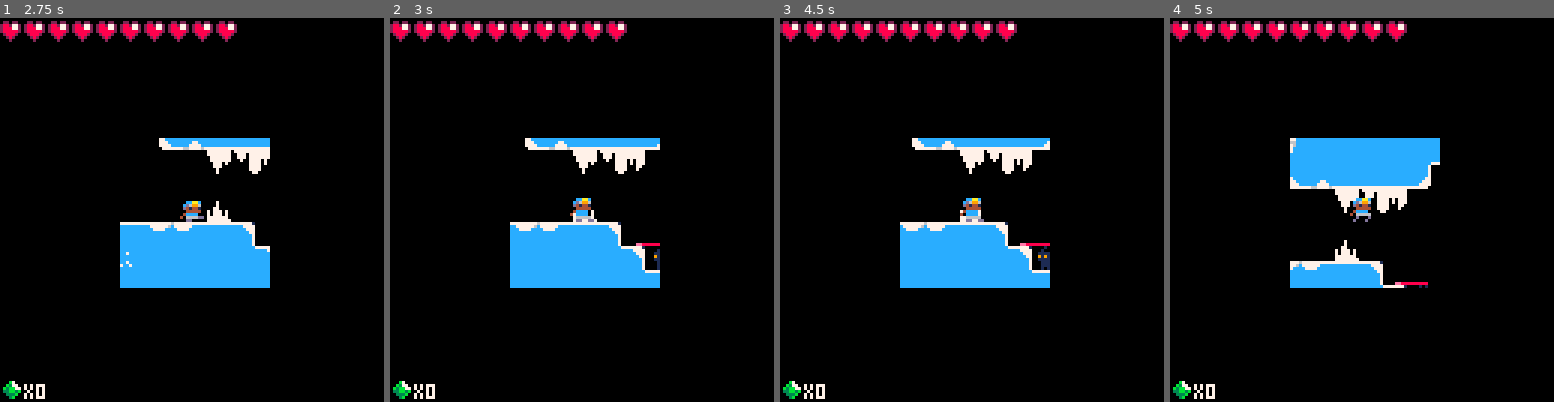
Above: before the commit, frames 1-4 (left to right).
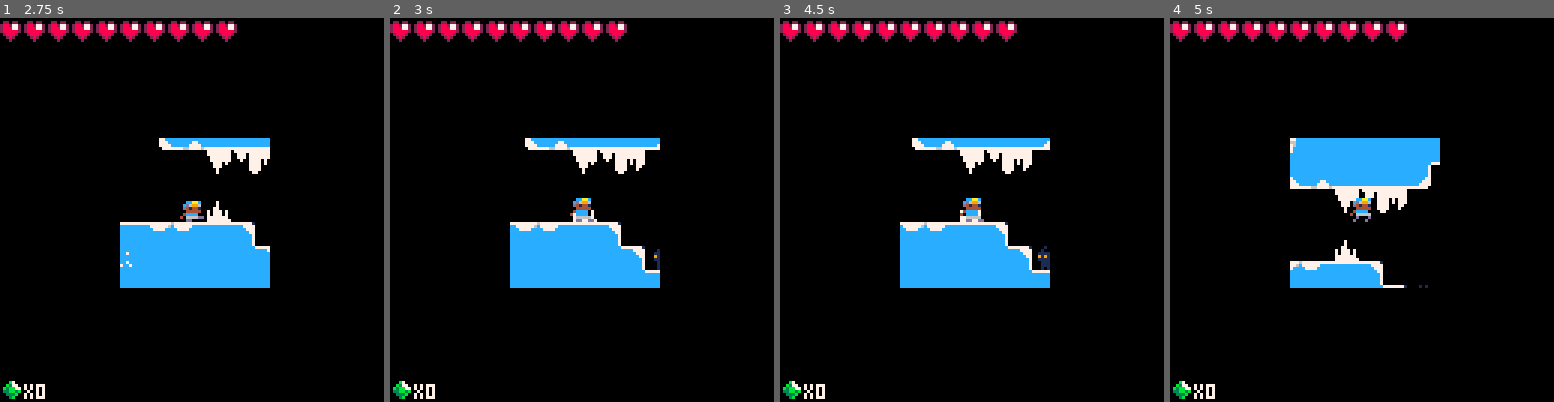
Above: after the commit, the same moments.

Repository: kygetta/Diver
Game: PICO-8 cartridge demo_2.p8
Two runs of this game, one before a commit and one after it. Both use one fixed random seed, a clock stepped at 60 frames per second and the inputs below.
Inputs:
- Up to frame 1 (2.75 s): tap X (X key) at 0.33, 1.07, 1.85 s; tap O (Z key) at 0.7, 1.7, 2.1, 2.5 s; hold Right 1.6-2.1 s; hold Up 2.15-2.42 s; hold Right from 2.47 s (still down)
- Up to frame 2 (3 s): keep holding Right; tap O (Z key) at 2.9 s; tap X (X key) at 2.97 s
- Up to frame 3 (4.5 s): release Right at 3.03 s; hold Left 3.08-3.58 s; tap O (Z key) at 3.3, 3.7, 4.1 s; hold Down 3.63-3.97 s; hold Right from 4.02 s (still down); tap X (X key) at 4.08 s
- Up to frame 4 (5 s): tap O (Z key) at 4.5, 4.9 s; release Right at 4.68 s; hold Up from 4.73 s (still down)

Frame 1 is identical in both runs. In frame 2, less than 0.1% of the frame differs, in the area x 64-71%, y 58-60%; in frame 3, less than 0.1%; in frame 4, less than 0.1%, in the area x 58-68%, y 68-70%.

Commit message:
Update demo_2.p8

Diff:
--- a/demo_2.p8
+++ b/demo_2.p8
@@ -73,6 +73,7 @@
 
 local player_speed = 2
 ----------------------------------*kylie
+enemy_cooldown_timer = 0
 
 hp = 10
 max_hp = 15
@@ -226,12 +227,22 @@
   	draw_menu()
   elseif scene=="game_easy" then
   	draw_game()
-			draw_enemy_health()
-			handle_grapple_enemy_collision()
+	if ene.is_dead then
+        -- Handle the disappearance or any other behavior of the dead enemy
+        -- For example, set ene.s to 0 if it represents the sprite
+        	ene.s = 0
+   	else
+        	handle_grapple_enemy_collision()
+    	end
   elseif scene=="game_hard" then
   	draw_game()
-			draw_enemy_health()
-			handle_grapple_enemy_collision()
+	if ene.is_dead then
+        -- Handle the disappearance or any other behavior of the dead enemy
+        -- For example, set ene.s to 0 if it represents the sprite
+        	ene.s = 0
+    	else
+        	handle_grapple_enemy_collision()
+    	end
   elseif scene=="victory" then
   	draw_victory()
   end
@@ -267,7 +278,7 @@
                 local segment_y = hook_y + i * (dy / 10)
 
                 -- Check for collision with the enemy
-                if damage_grapple_collision(segment_x, segment_y, 6) then
+                if damage_grapple_collision(segment_x, segment_y, 48) then
                     ene.hp = max(0, ene.hp - 1)  -- Reduce enemy health by 1
 
                     if ene.hp == 0 then
@@ -306,6 +317,22 @@
 		update_menu()
 	elseif scene=="game_easy" or scene=="game_hard" then
 		update_game()
+-- Check if the player presses "z" and is within a certain distance of the enemy
+        	if btnp(4) and not hook_launched then
+            		local distance_to_enemy = sqrt((p.x - ene.x)^2 + (p.y - ene.y)^2)
+
+            -- Adjust the distance threshold as needed
+            		if distance_to_enemy < 20 then
+                		ene.hp = max(0, ene.hp - 1)  -- Reduce enemy health by 1
+
+                		if ene.hp == 0 then
+                    			ene.s = 32  -- Set the enemy sprite to 0 or any other value to indicate disappearance
+                		end
+
+                		print("Enemy hit!")  -- Add this line to print when the enemy is hit
+            		end
+        	end
+
 	elseif scene=="victory" then
 		draw_victory()
 	end
@@ -380,27 +407,6 @@
 	end
 end -- end of shadow_mask
 
--->8
--- enemy health bar --
-function draw_enemy_health()
-    local bar_width = 10  -- Adjust the width of the health bar as needed
-    local bar_height = 0   -- Adjust the height of the health bar as needed
-    local health_percent = ene.hp / max_hp
-
-    -- Calculate the position for the health bar
-    local bar_x = ene.x - (bar_width - 1) / 2
-    local bar_y = ene.y - bar_height - 1
-
-    -- Calculate the width of the filled part based on the health percentage
-    local filled_width = bar_width * health_percent
-
-    -- Draw the background of the health bar (empty part) in red
-    rectfill(bar_x, bar_y, bar_x + bar_width, bar_y + bar_height, 8)
-
-    -- Draw the actual health part of the health bar, with color based on health percentage
-    local health_color = flr(8 * (1 - health_percent)) + 8
-    rectfill(bar_x, bar_y, bar_x + filled_width, bar_y + bar_height, health_color)
-end
 
 
 -->8
@@ -586,17 +592,22 @@
 		  local segment_y = hook_y + i * segment_length_y
 
 		-- Check for collision with the enemy
-		  if damage_grapple_collision(segment_x, segment_y, 6) then
-			ene.hp = max(0, ene.hp - 1)  -- Reduce enemy health by 1
-
-			if ene.hp == 0 then
-				ene.s = 0  -- Set the enemy sprite to 0 or any other value to indicate disappearance
-			end
-
-			hook_launched = false
-			print("Enemy hit!")  -- Add this line to print when the enemy is hit
-			break  -- Stop checking further segments if there's a collision
-		  end
+		  -- Check for collision with the enemy
+if damage_grapple_collision(segment_x, segment_y, 6) then
+	-- Check if the enemy is still alive
+	if ene.hp > 0 then
+	  ene.hp = max(0, ene.hp - 1)  -- Reduce enemy health by 1
+
+	  if ene.hp == 0 then
+		ene.s = 0  -- Set the enemy sprite to 0 or any other value to indicate disappearance
+	  end
+
+	  -- Stop checking further segments if there's a collision
+	  hook_launched = false
+	  break
+	end
+  end
+
 		  -- check for collision with flag 4 (ice tiles)
 		  if grapple_collision(segment_x, segment_y, 3) then
 		   p.x = hook_x
@@ -683,6 +694,20 @@
 	detect_victory()
 
 	--check if player is alive
+-- Check for enemy collision only if the enemy is not on cooldown and the player hasn't hit the enemy recently
+    if not (enemy_cooldown_timer > 0) and not hit_enemy then
+        if (ecollision(ene.x + 1, ene.x + 6, ene.y, ene.y + 7, p.x, rx, p.y, by) and (dmgtimer == 0)) then
+            p.hurt = true
+            hp = hp - 1
+            dmgtimer = 10
+
+            -- Apply the cooldown to both the player and the enemy
+            dmgtimer = 10  -- Adjust the cooldown time (in frames) as needed
+            enemy_cooldown_timer = 60  -- Adjust the cooldown time for the enemy as needed
+
+            print("Player hit by enemy!")
+        end
+    end
 if (hp>0) then
 -- check if player is damaged
 if dmgcounter>0 then
@@ -871,11 +896,13 @@
 	end
 
 	--very quick enemy detection
+	if (ene.hp > 0) then
 	if (ecollision(ene.x+1,ene.x+6,ene.y,ene.y+7,p.x,rx,p.y,by) and (dmgtimer == 0)) then
 	 p.hurt=true
 	 hp-=1
 	 dmgtimer = 10
 	end
+end
 
  //left controlls
  if btn(0) then
